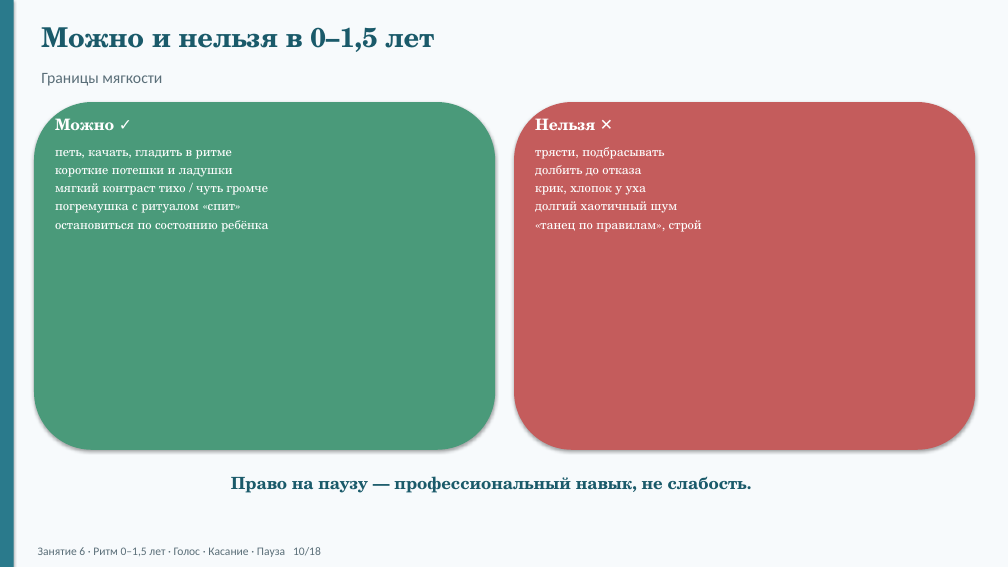
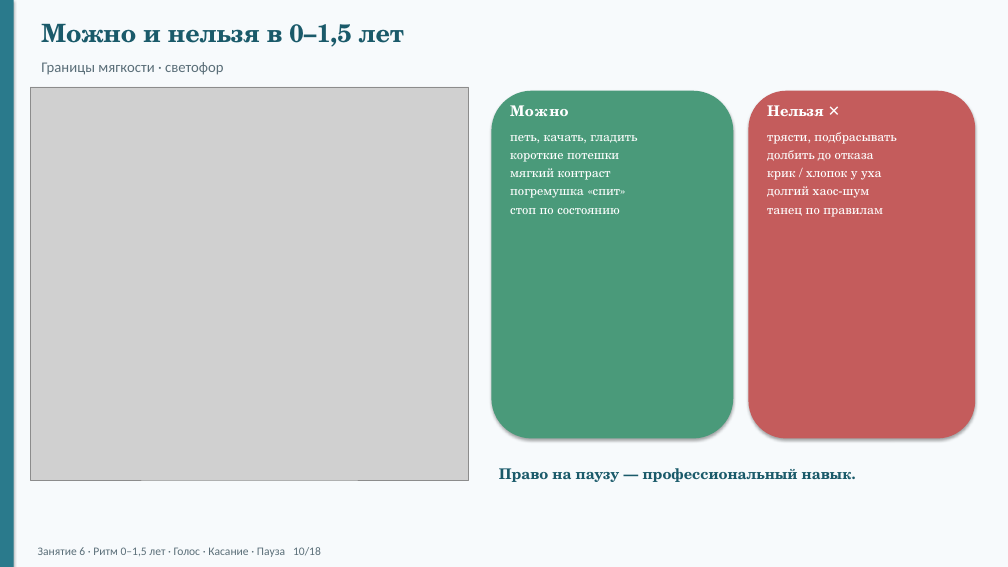
Before and after one commit to Maer-Yakov/vpn-client, a slide deck: slide 10 of docs/konspekty/zanyatie-06-prezentaciya.pptx. Drawn at 1008x567 pixels with LibreOffice and Linux fonts; fonts in the diff are those of the drawing; grey boxes stand for pictures. Boxes give left, top, right and bottom in pixels: in the first picture for what was removed or moved away, otherwise in the second. Text is boxed around its words. In the diff, an @@ line names an element or a change of style, - is before the commit and + after.

```diff
--- a/docs/konspekty/zanyatie-06-prezentaciya.pptx
+++ b/docs/konspekty/zanyatie-06-prezentaciya.pptx
@@ text "Можно и нельзя в 0–1,5 ..." at [41,23,404,47]: size 26 to 24 pt @@
@@ picture added at [30,87,469,480] @@
@@ text at [41,62,224,75]: text changed; size 15 to 14 pt @@
-Границы мягкости
+Границы мягкости · светофор
@@ rounded rectangle removed at [34,102,495,450] @@
@@ rounded rectangle added at [492,91,734,439], fill #4A9A7A @@
@@ text "Можно ✓" at [503,98,726,125]: size 15 to 14 pt @@
@@ text "Можно ✓": place and size @@
-text "Можно ✓" at [55,114,114,130]
+text "Можно ✓" at [503,98,726,125]
@@ rounded rectangle: place and size @@
-rounded rectangle at [514,102,975,450]
+rounded rectangle at [749,91,975,439]
@@ text "Нельзя ✕": place and size @@
-text "Нельзя ✕" at [535,114,595,130]
+text "Нельзя ✕" at [767,105,823,116]
@@ text "Нельзя ✕" at [767,105,823,116]: size 15 to 14 pt @@
@@ text at [510,135,637,214]: text changed @@
-петь, качать, гладить в ритме
-короткие потешки и ладушки
-мягкий контраст тихо / чуть громче
-погремушка с ритуалом «спит»
-остановиться по состоянию ребёнка
+петь, качать, гладить
+короткие потешки
+мягкий контраст
+погремушка «спит»
+стоп по состоянию
@@ text "трясти, подбрасывать": place and size @@
-text "трясти, подбрасывать" at [535,147,702,232]
+text "трясти, подбрасывать" at [767,132,896,217]
@@ text at [767,171,883,217]: text changed @@
-крик, хлопок у уха
-долгий хаотичный шум
-«танец по правилам», строй
+крик / хлопок у уха
+долгий хаос-шум
+танец по правилам
@@ text at [499,468,852,482]: text changed; size 16 to 14 pt @@
-Право на паузу — профессиональный навык, не слабость.
+Право на паузу — профессиональный навык.
```
Also in this commit, not shown: 17 other slides changed, 21 other files.
